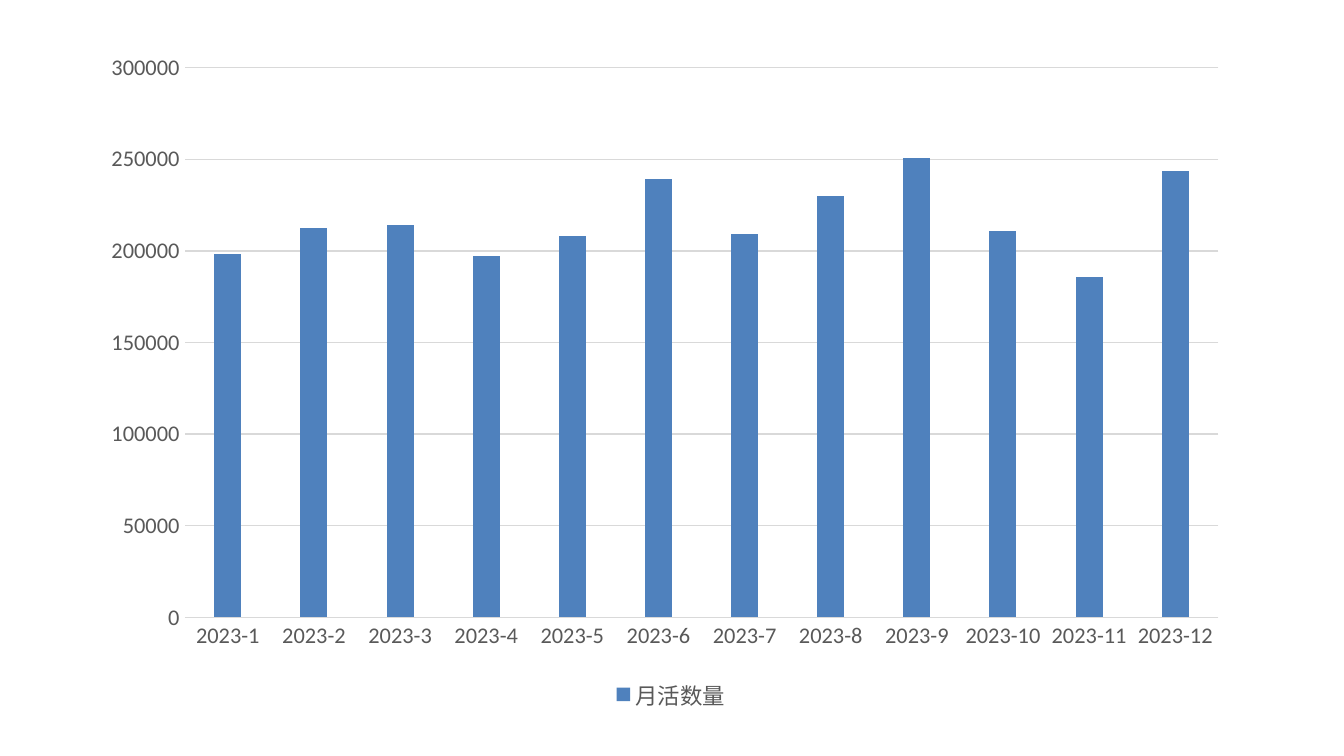
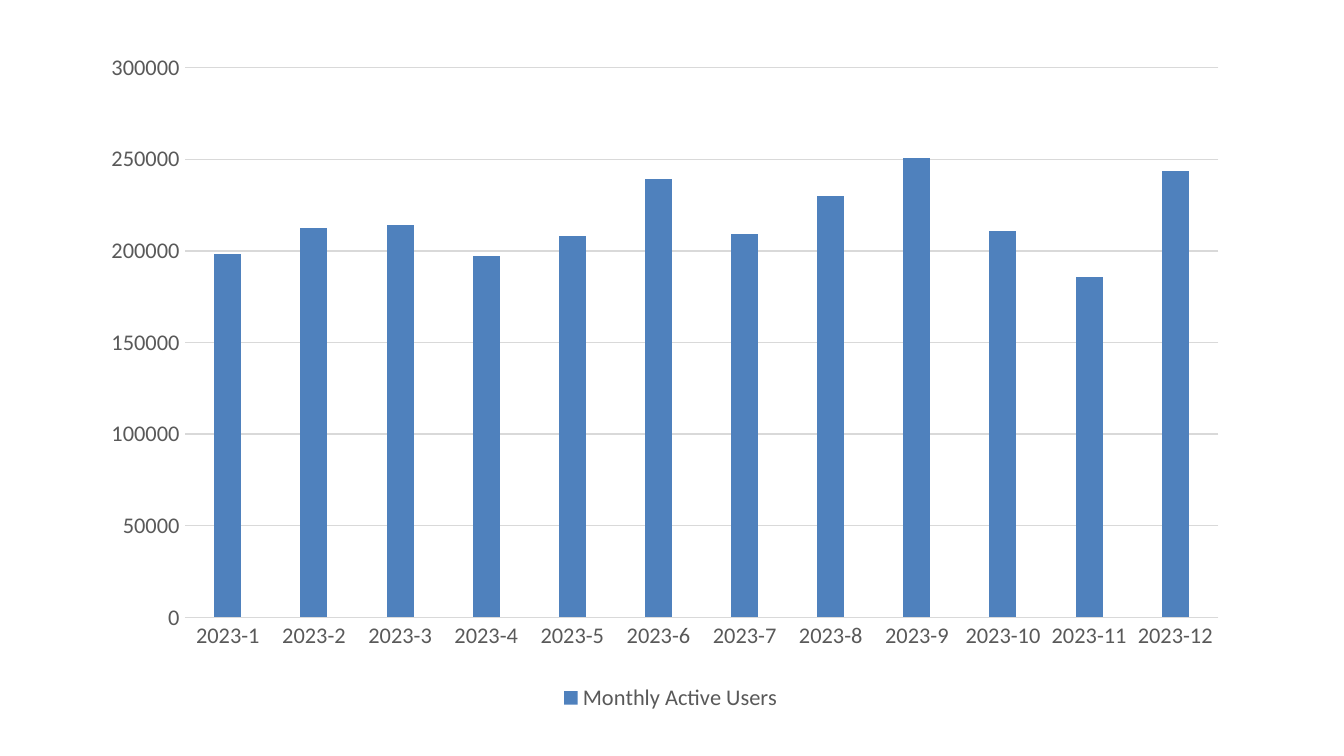
Before and after one commit to NingYuM/NingYuM.github.io, a slide deck: slide 17 of viewer-examples/samples/05-preview.pptx. Drawn at 1344x756 pixels with LibreOffice and Linux fonts; fonts in the diff are those of the drawing. Boxes give left, top, right and bottom in pixels: in the first picture for what was removed or moved away, otherwise in the second. Text is boxed around its words. In the diff, an @@ line names an element or a change of style, - is before the commit and + after.

```diff
--- a/viewer-examples/samples/05-preview.pptx
+++ b/viewer-examples/samples/05-preview.pptx
@@ column chart at [93,42,1247,718] @@
-月活数量: 198000, 213000, 214000, 197000, 208000, 239000, 209000, 230000, 251000, 211000, 186000, 244000
+Monthly Active Users: 198000, 213000, 214000, 197000, 208000, 239000, 209000, 230000, 251000, 211000, 186000, 244000
```
Also in this commit, not shown: 8 other slides changed, 20 other files.
